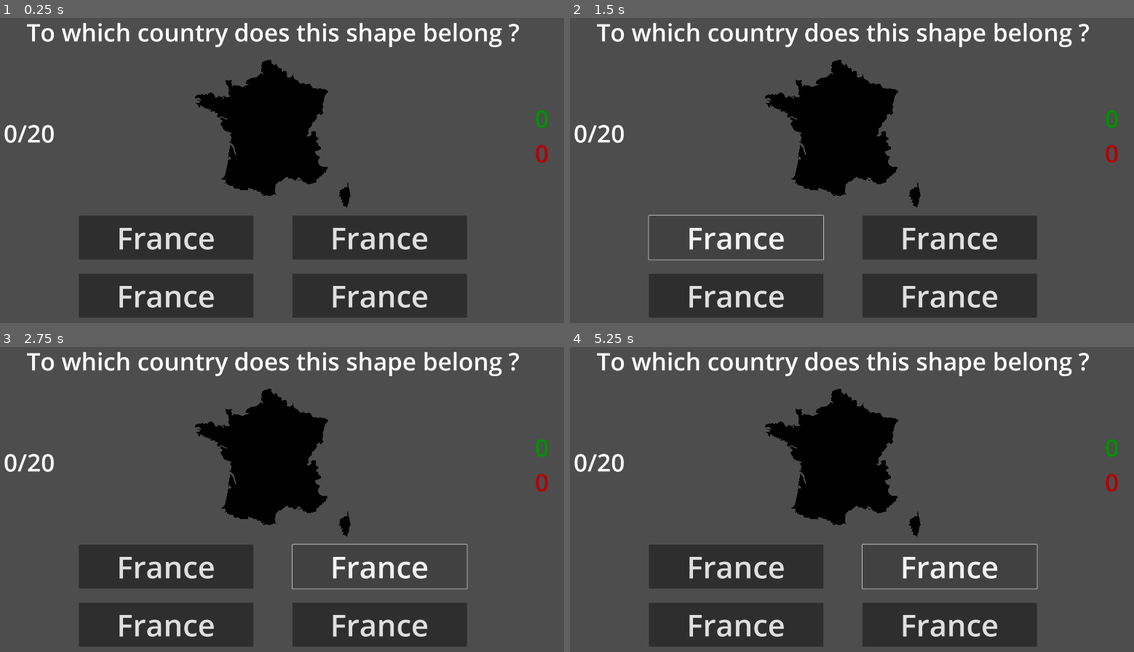
Above: before the commit, frames 1-4 (two rows, left to right).
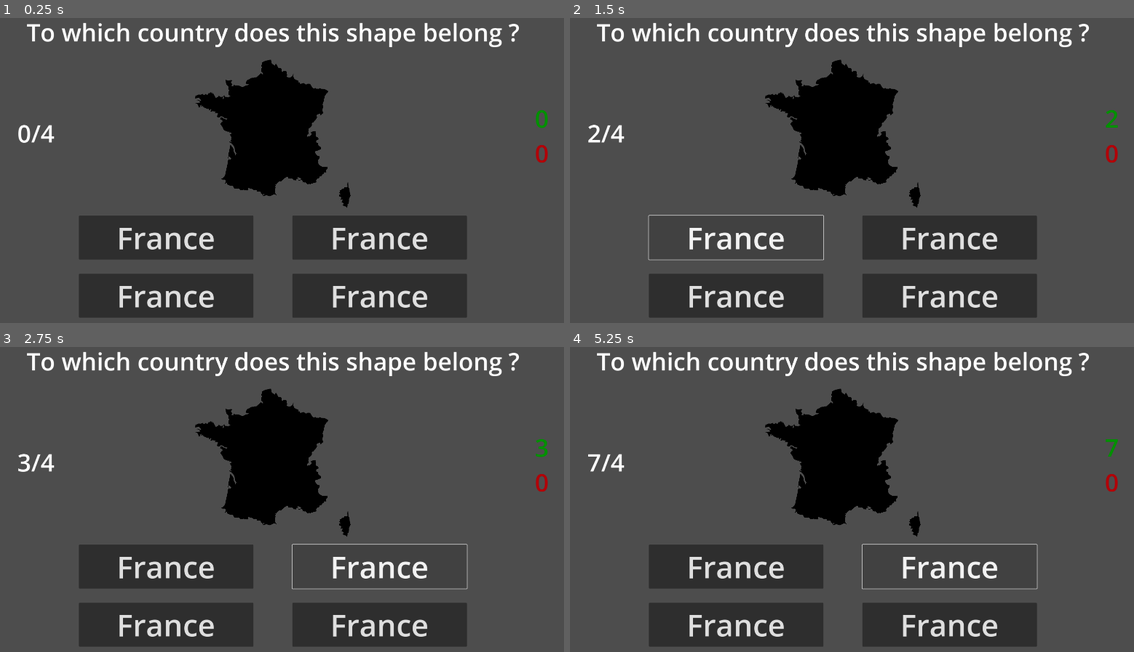
Above: after the commit, the same moments.

Repository: Nolan-Pin/GeoTrain
Game: Godot game, scene res://country_shape.tscn
The game is run twice, just before and just after one commit, with the same random seed, the same clock (stepped at 60 frames per second) and the same inputs. This scene is started directly instead of the project's main scene.
Inputs:
- Up to frame 1 (0.25 s): no input
- Up to frame 2 (1.5 s): click "France" at 0.5 s; click "France" at 1.25 s
- Up to frame 3 (2.75 s): click "France" at 2 s
- Up to frame 4 (5.25 s): click "France" at 2.75 s; click "France" at 3.5 s; click "France" at 4.25 s; click "France" at 5 s

The runs differ from the first frame. In frame 1, 0.3% of the frame differs, in the area x 0-10%, y 35-41%; in frame 2, 0.3%; in frame 3, 0.3%; in frame 4, 0.4%, in the area x 0-98%, y 30-41%.

Commit message:
Keep track of score when choosing answer

Diff:
--- a/country_shape.gd
+++ b/country_shape.gd
@@ -3,6 +3,9 @@
 const nb_of_guess = 4
 var solution: CountryAttributes
 var countries: AvailableCountry
+var round: int
+var found: int
+var not_found: int
 # Called when the node enters the scene tree for the first time.
 func _ready() -> void:
 	countries = load("res://data/available_country.tres")
@@ -16,6 +19,10 @@
 
 func start_round(country_index: int) -> void:
 	solution = countries.available[country_index]
+	round = 0
+	found = 0
+	not_found = 0
+	update_score()
 
 	$Country.set_texture(solution.image)
 
@@ -29,3 +36,22 @@
 	$Choice2.text = choices[1].capitalize()
 	$Choice3.text = choices[2].capitalize()
 	$Choice4.text = choices[3].capitalize()
+
+
+func end_round(success: bool) -> void:
+	round += 1
+	if (success):
+		found += 1
+	else:
+		not_found += 1
+	update_score()
+
+
+func choice_made(selected: int) -> void:
+	var button: Button = find_child("Choice" + str(selected))
+	end_round(button.text.to_lower() == solution.en_name)
+
+func update_score() -> void:
+	$Scoring/Progress.text = str(round) + "/" + str(nb_of_guess)
+	$Scoring/Found.text = str(found)
+	$Scoring/NotFound.text = str(not_found)
--- a/country_shape.tscn
+++ b/country_shape.tscn
@@ -14,9 +14,9 @@
 anchor_top = 1.0
 anchor_bottom = 1.0
 offset_left = 320.0
-offset_top = -184.0
+offset_top = -376.0
 offset_right = 896.0
-offset_bottom = -56.0
+offset_bottom = -248.0
 grow_vertical = 0
 size_flags_vertical = 8
 theme_override_font_sizes/font_size = 100
@@ -26,9 +26,9 @@
 anchors_preset = 2
 anchor_top = 1.0
 anchor_bottom = 1.0
-offset_left = 320.0
+offset_left = 1024.0
 offset_top = -376.0
-offset_right = 896.0
+offset_right = 1600.0
 offset_bottom = -248.0
 grow_vertical = 0
 size_flags_vertical = 8
@@ -39,10 +39,10 @@
 anchors_preset = 2
 anchor_top = 1.0
 anchor_bottom = 1.0
-offset_left = 1024.0
-offset_top = -376.0
-offset_right = 1600.0
-offset_bottom = -248.0
+offset_left = 320.0
+offset_top = -184.0
+offset_right = 896.0
+offset_bottom = -56.0
 grow_vertical = 0
 size_flags_vertical = 8
 theme_override_font_sizes/font_size = 100
@@ -121,3 +121,8 @@
 text = "0/20"
 horizontal_alignment = 2
 vertical_alignment = 1
+
+[connection signal="pressed" from="Choice1" to="." method="choice_made" binds= [1]]
+[connection signal="pressed" from="Choice2" to="." method="choice_made" binds= [2]]
+[connection signal="pressed" from="Choice3" to="." method="choice_made" binds= [3]]
+[connection signal="pressed" from="Choice4" to="." method="choice_made" binds= [4]]
